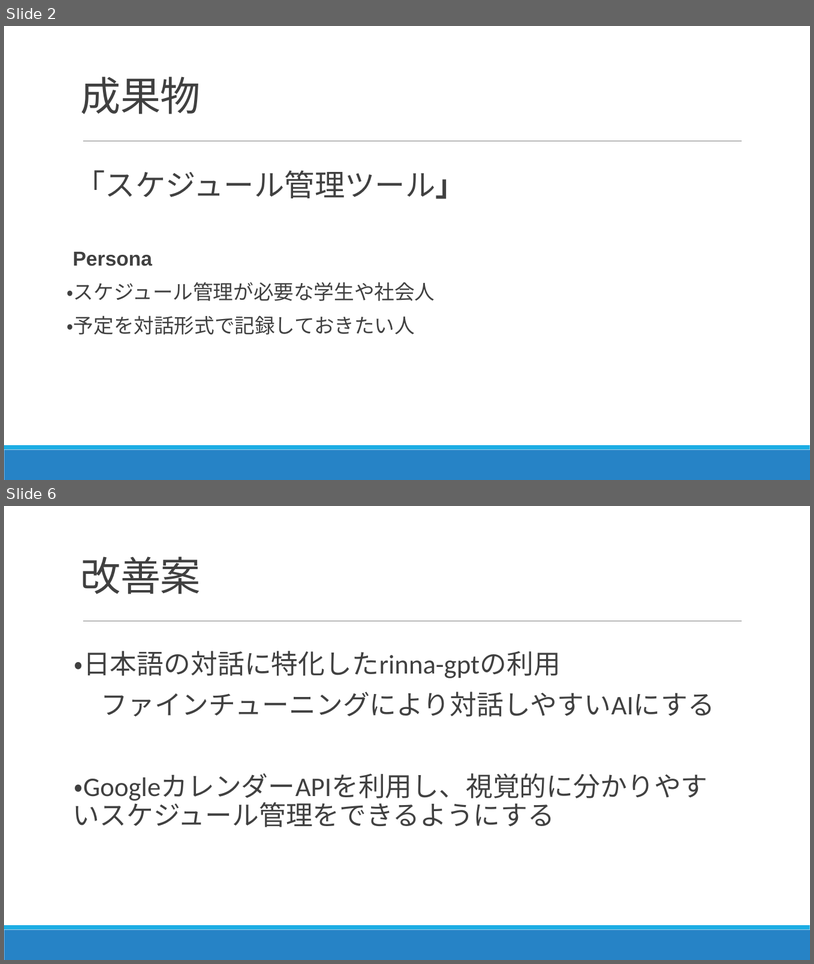
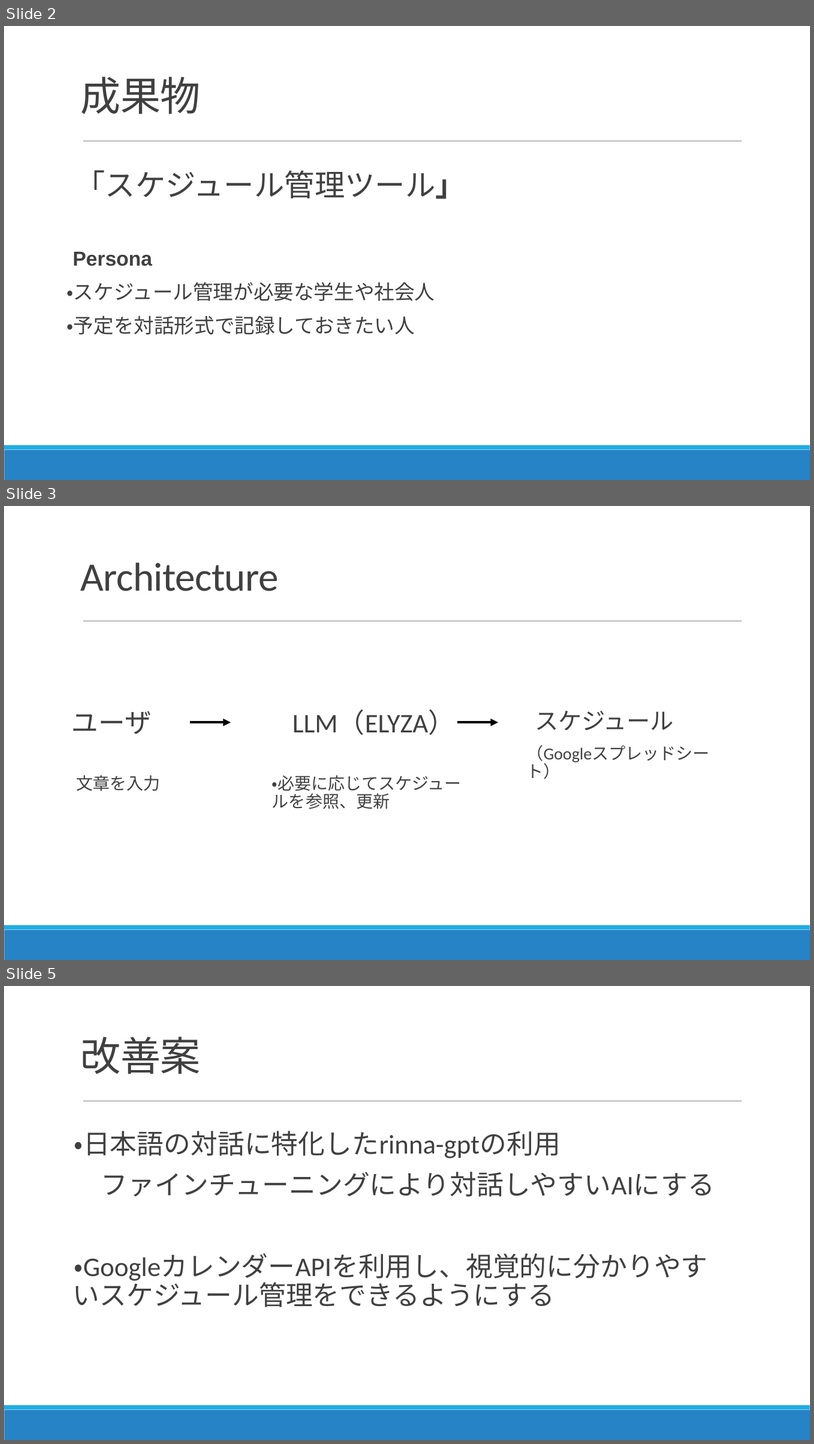
Before and after one commit to kwkm-work/GenerativeAI, a slide deck: 最終課題.pptx. Shown one above the other, each under a label of ours: slides 2 and 6 before the commit, slides 2, 3 and 5 after it; the slides between them are not shown. The pictures are 814x964 and 814x1444 pixels, drawn with LibreOffice and Linux fonts; fonts in the diff are those of the drawing. Boxes give left, top, right and bottom in pixels: in the first picture for what was removed or moved away, otherwise in the second. Text is boxed around its words. In the diff, an @@ line names an element or a change of style, - is before the commit and + after.

```diff
--- a/最終課題.pptx
+++ b/最終課題.pptx
@@ slide 3 added at box(4, 506, 810, 960), background #FFFFFF; not listed: 3 template elements that a slide beside it also shows @@
@@ title added at box(81, 562, 279, 591), 48 pt, text #404040 @@
+Architecture
@@ text added at box(71, 711, 152, 734), 32 pt, text #404040 @@
+  ユーザ
@@ text added at box(293, 710, 455, 735), 32 pt, text #404040 @@
+  LLM（ELYZA）
@@ text added at box(535, 711, 674, 730), 28 pt, text #404040 @@
+  スケジュール
@@ arrow added from (190, 722) to (231, 722), #000000 3 pt @@
@@ arrow added from (458, 722) to (499, 722), #000000 3 pt @@
@@ text added at box(521, 742, 731, 801), 20 pt, text #404040 @@
+  （Googleスプレッドシート）
@@ text added at box(77, 775, 161, 791), 20 pt, text #404040 @@
+文章を入力
@@ text added at box(272, 775, 462, 809), 20 pt, text #404040 @@
+  ・必要に応じてスケジュールを参照、更新
@@ what was slide 6 is now slide 5 @@
```
Also in this commit, not shown: 1 slide changed, 2 slides removed.
